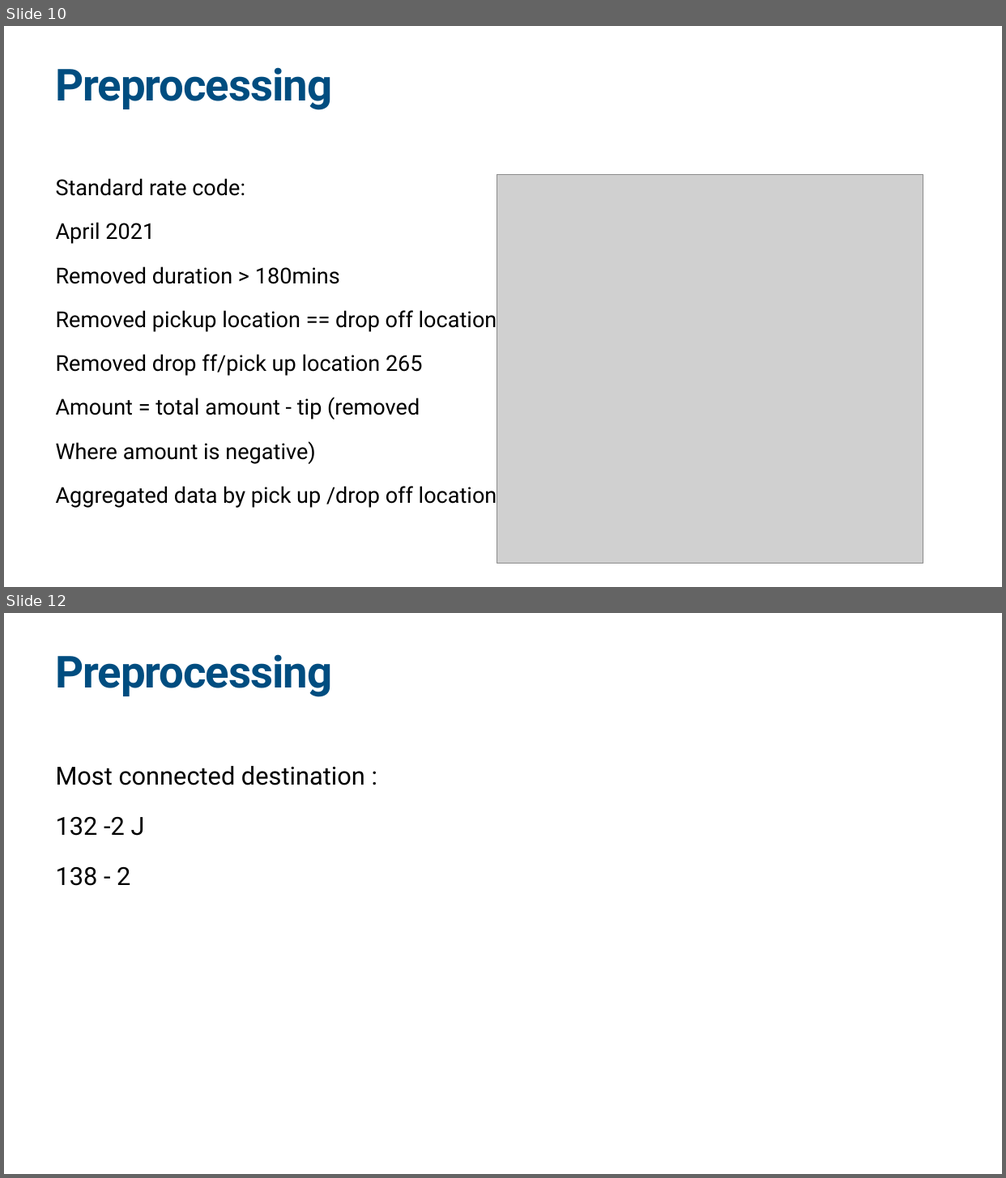
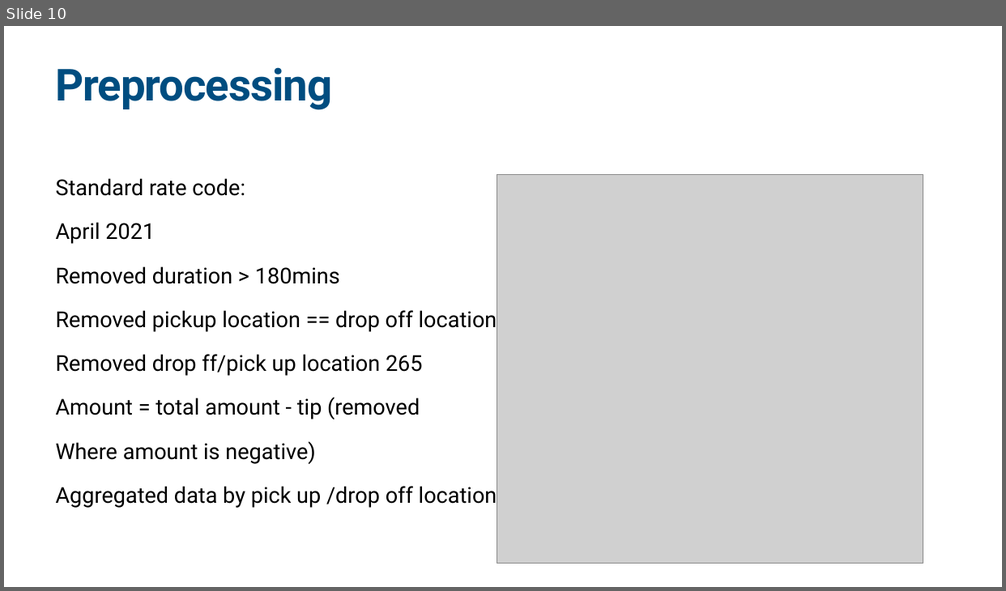
Before and after one commit to sfong8/networkX, a slide deck: Network_shareSession.pptx. Shown one above the other, each under a label of ours: slides 10 and 12 before the commit, slide 10 after it; the slides between them are not shown. The pictures are 1006x1178 and 1006x591 pixels, drawn with LibreOffice and Linux fonts; fonts in the diff are those of the drawing; grey boxes stand for pictures. Boxes give left, top, right and bottom in pixels: in the first picture for what was removed or moved away, otherwise in the second. Text is boxed around its words. In the diff, an @@ line names an element or a change of style, - is before the commit and + after.

```diff
--- a/Network_shareSession.pptx
+++ b/Network_shareSession.pptx
@@ slide 12 removed at (x1=4, y1=613, x2=1002, y2=1174), background #FFFFFF @@
@@ title removed at (x1=56, y1=654, x2=333, y2=697) @@
-Preprocessing
@@ text removed at (x1=56, y1=766, x2=365, y2=886) @@
-Most connected destination :
-132 -2 J
-138 - 2
```
Also in this commit, not shown: 3 slides changed, 11 slides added, 3 other slides removed, 9 other files.
